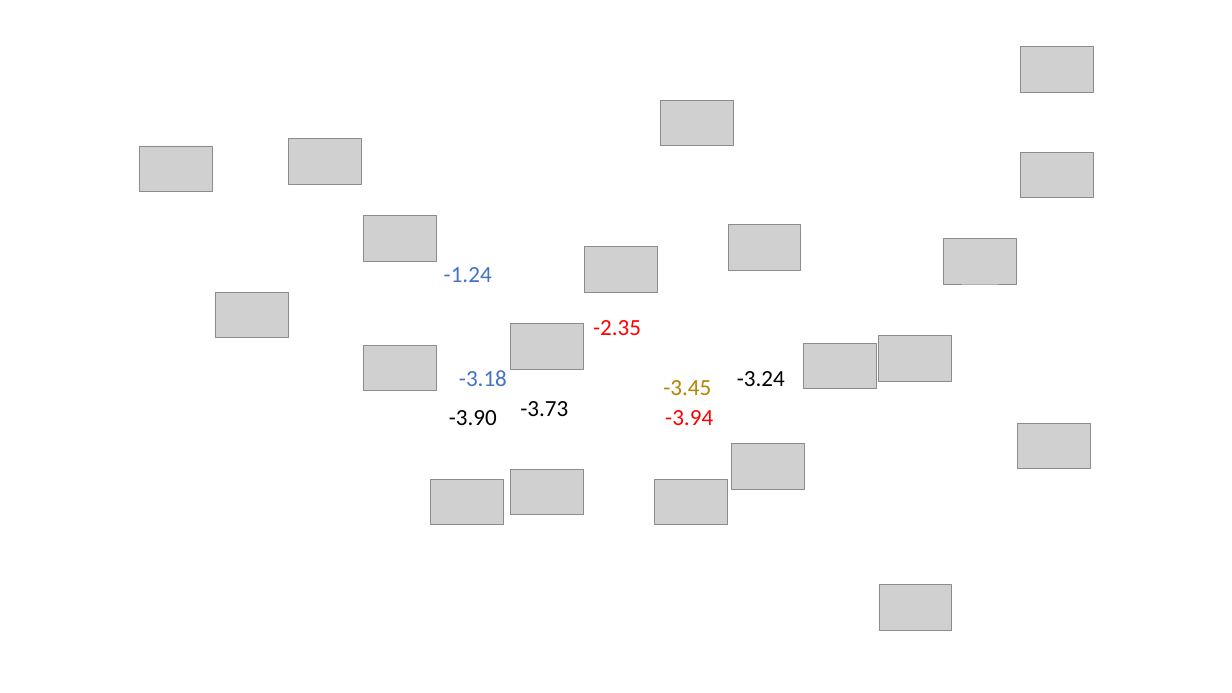
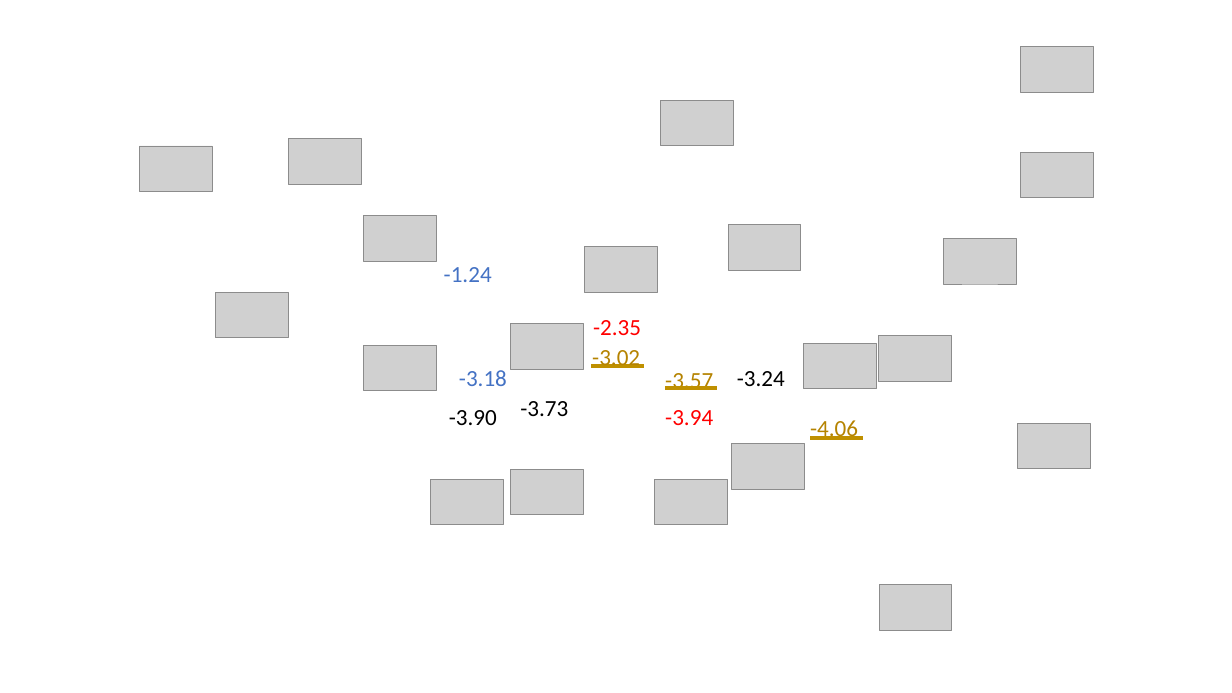
Before and after one commit to rzk1/ullmann, a slide deck: slide 3 of EnergyFile.pptx. Drawn at 1232x693 pixels with LibreOffice and Linux fonts; fonts in the diff are those of the drawing; grey boxes stand for pictures; background and template pictures are left out. Boxes give left, top, right and bottom in pixels: in the first picture for what was removed or moved away, otherwise in the second. Text is boxed around its words. In the diff, an @@ line names an element or a change of style, - is before the commit and + after.

```diff
--- a/EnergyFile.pptx
+++ b/EnergyFile.pptx
@@ text added at (x1=592, y1=350, x2=640, y2=368), 18 pt, text #B58300 @@
+-3.02
@@ line added from (592, 366) to (644, 366), #BF9000 3 pt @@
@@ text at (x1=665, y1=373, x2=713, y2=390): text changed @@
--3.45
+-3.57
@@ line added from (665, 388) to (718, 388), #BF9000 3 pt @@
@@ text added at (x1=810, y1=420, x2=858, y2=440), 18 pt, text #B58300 @@
+-4.06
@@ line added from (811, 438) to (863, 438), #BF9000 3 pt @@
```
Also in this commit, not shown: 1 other file.
